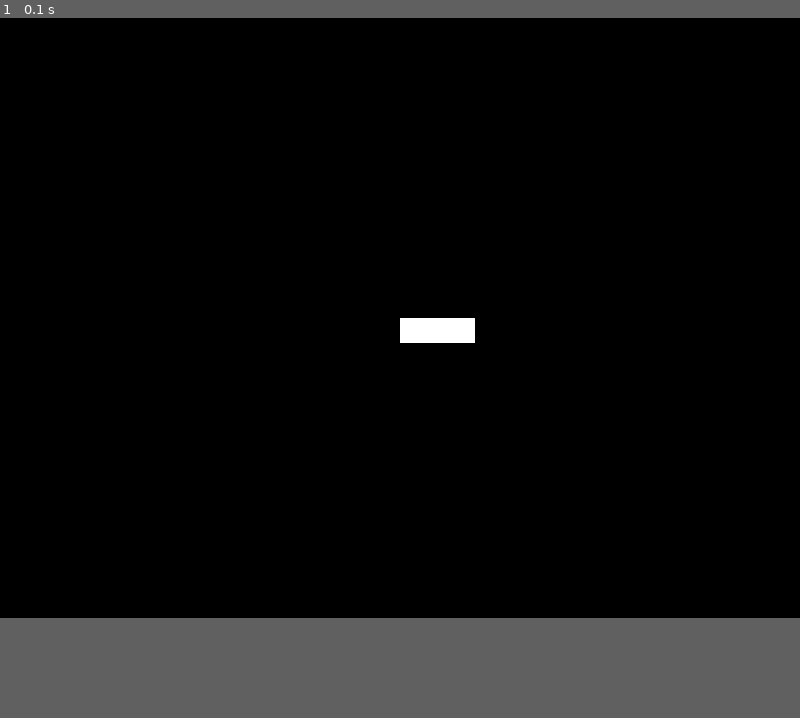
Above: before the commit, frame 1.
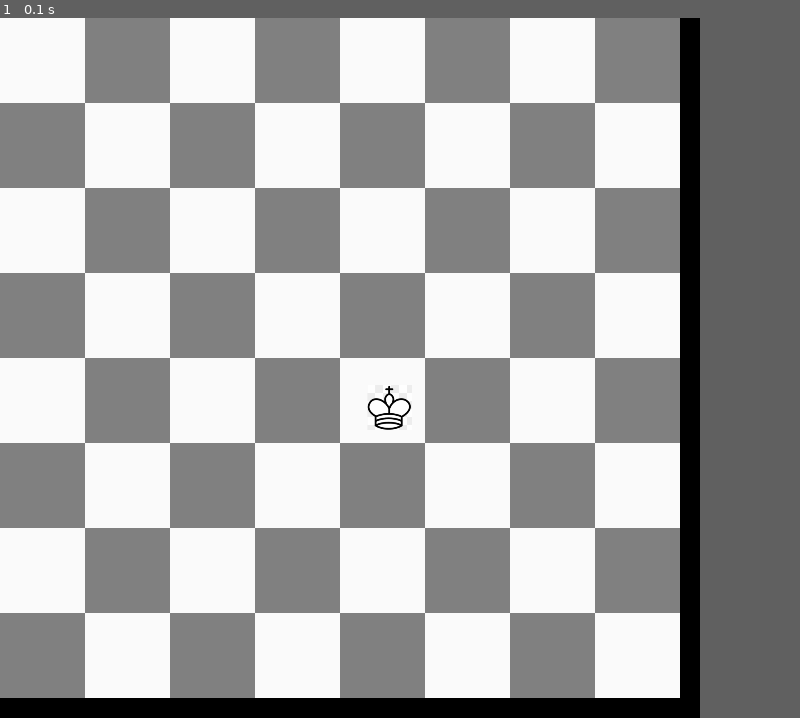
Above: after the commit, the same moment.

Repository: Amiros1322/Chess
Game: pygame game, started from PyGameGUI.py
The game is run twice, just before and just after one commit, with the same random seed, the same clock (stepped at 60 frames per second) and the same inputs.
Inputs:
- Up to frame 1 (0.1 s): no input
In our replay, the window is 800x600 before the commit and 700x700 after it. These sizes can differ from the game's own. Grey fills any space a smaller window leaves; there, only what the larger window draws over its background counts as a difference.

The runs differ from the first frame. In frame 1, 80% of the frame differs, in the area x 0-88%, y 0-100%.

Commit message:
Added board with pygame and added an image to it

Diff:
--- a/Board.py
+++ b/Board.py
@@ -64,6 +64,9 @@
                     if j == '?':
                         self.str_board[Y_index][X_index] = '_'
 
+    def pen_rep(self):
+        raise NotImplementedError
+
     # creates new string board representation
     def __new_str_board(self):
         back_line = ['R', 'N', 'B', 'Q', 'K', 'B', 'N', 'R']
--- a/Main.py
+++ b/Main.py
@@ -2,6 +2,7 @@
 from Board import Board
 from Pawns import Pawn
 import sys
+import PyGameGUI
 
 
 def Main():
@@ -158,4 +159,5 @@
             i[1] = new_poss_moves
 
 if __name__ == '__main__':
-    Main()
+    #Main()
+    pass
--- a/PyGameGUI.py
+++ b/PyGameGUI.py
@@ -23,12 +23,23 @@
 
 # settings, constants
 pygame.display.set_caption("Chess")
-SCREEN_WIDTH, SCREEN_HEIGHT = 800, 600
+SCREEN_WIDTH, SCREEN_HEIGHT = 700, 700
 
 # start window (returns surface)
 screen = pygame.display.set_mode((SCREEN_WIDTH, SCREEN_HEIGHT))
 
 player = Player()
+king_img = pygame.image.load('images/King.png')
+images_2d = [[], [], [], [], [], [], [], []]  # surfaces on that are squares in the game
+SQUARE_LENGTH = 85
+
+for row in range(8):
+    for col in range(8):
+        images_2d[row].append(pygame.Surface((SQUARE_LENGTH, SQUARE_LENGTH)))
+        if (row + col) % 2 == 0:
+            images_2d[row][col].fill((250, 250, 250))
+        else:
+            images_2d[row][col].fill((128, 128, 128))
 
 # run loop
 running = True
@@ -44,14 +55,12 @@
 
         # Fill background with white
         screen.fill((0, 0, 0))
-
-        # create a surface. Inputs are its length and width
-        # surf = pygame.Surface((50, 50))
-        # surf.fill((50, 25, 0))
-        # rect = surf.get_rect()  # access the surface's underlying rectangle
-
+        images_2d[4][4].blit(king_img, (SQUARE_LENGTH/2 - 15,SQUARE_LENGTH/2 - 15))
+        for row in range(8):
+            for col in range(8):
+                screen.blit(images_2d[row][col], (row*SQUARE_LENGTH, col*SQUARE_LENGTH))
         # blit (block transfer) of the surface onto the screen. Tuple is draw location
-        screen.blit(player.surf, (SCREEN_WIDTH/2, SCREEN_HEIGHT/2))
+        #screen.blit(King_img, (0, 0))
 
         # Flip display
         pygame.display.flip()
Binary file changed: images/King.png
